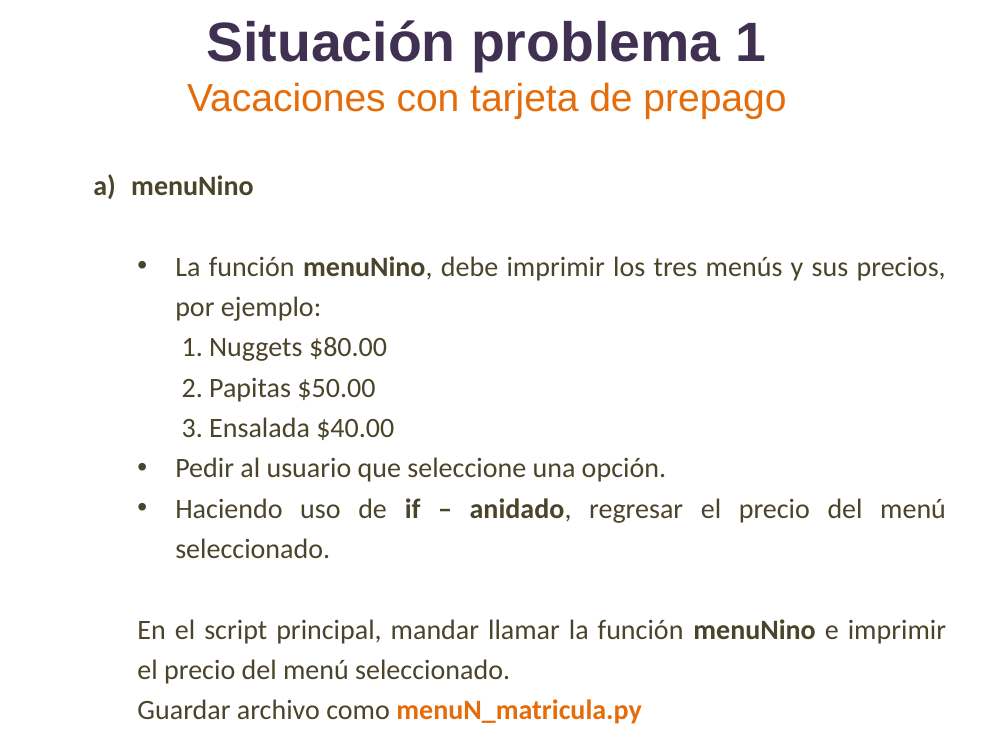
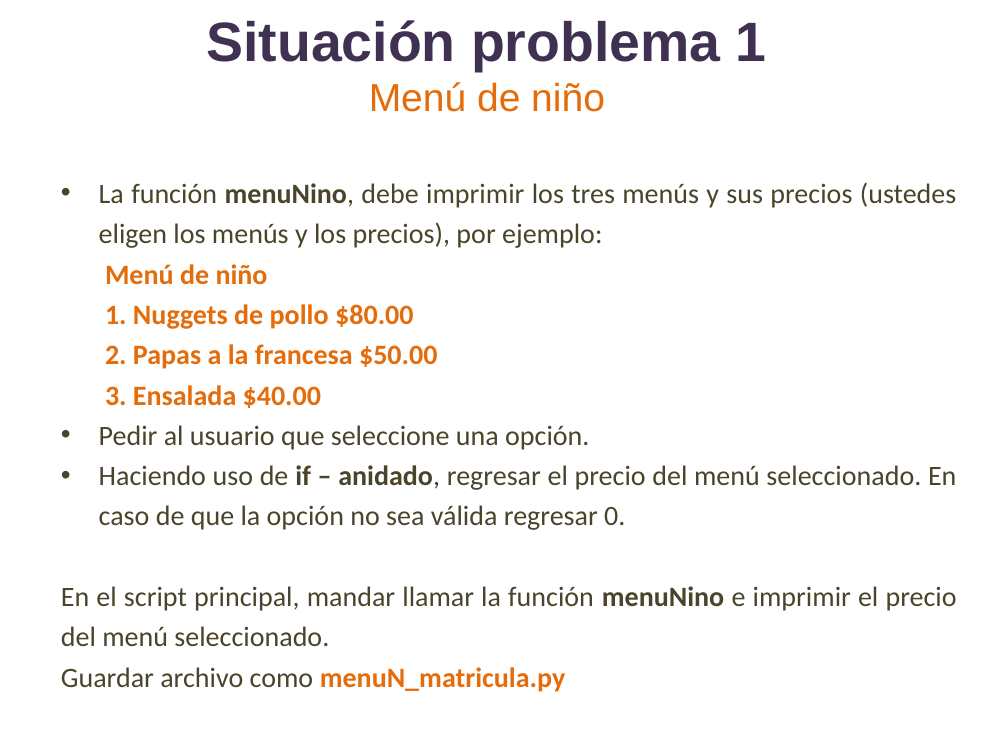
Before and after one commit to lizetheP/PensamientoC, a slide deck: slide 9 of Calendario2019/Presentaciones/Semana2/SITUACION1_F.pptx (slide 7 before the commit). Drawn at 1008x756 pixels with LibreOffice and Linux fonts; fonts in the diff are those of the drawing. Boxes give left, top, right and bottom in pixels: in the first picture for what was removed or moved away, otherwise in the second. Text is boxed around its words. In the diff, an @@ line names an element or a change of style, - is before the commit and + after.

```diff
--- a/Calendario2019/Presentaciones/Semana2/SITUACION1_F.pptx
+++ b/Calendario2019/Presentaciones/Semana2/SITUACION1_F.pptx
@@ title at [207,20,767,112]: text changed; size 27.9 to 39.6 pt; text colour #E46C0A to #403152; bold on @@
-Situación problema 1
-Vacaciones con tarjeta de prepago
+Situación problema 1
+Menú de niño
@@ text "La función menuNino, debe imprimir ...": place and size @@
-text "La función menuNino, debe imprimir ..." at [131,175,946,684]
+text "La función menuNino, debe imprimir ..." at [61,182,957,692]
@@ text at [99,182,957,369]: text changed @@
-a) menuNino
-  • La función menuNino, debe imprimir los tres menús y sus precios, por ejemplo:
-    1. Nuggets $80.00
-    2. Papitas $50.00
+  • La función menuNino, debe imprimir los tres menús y sus precios (ustedes eligen los menús y los precios), por ejemplo:
+    Menú de niño
+    1. Nuggets de pollo $80.00
+    2. Papas a la francesa $50.00
@@ text at [105,385,321,408]: text colour #4A452A to #E46C0A, bold on in "3. Ensalada $40.00" @@
@@ text at [99,465,956,530]: text changed @@
-  • Haciendo uso de if – anidado, regresar el precio del menú seleccionado.
+  • Haciendo uso de if – anidado, regresar el precio del menú seleccionado. En caso de que la opción no sea válida regresar 0.
```
Also in this commit, not shown: 4 other slides changed, 4 slides added, 2 other files.
